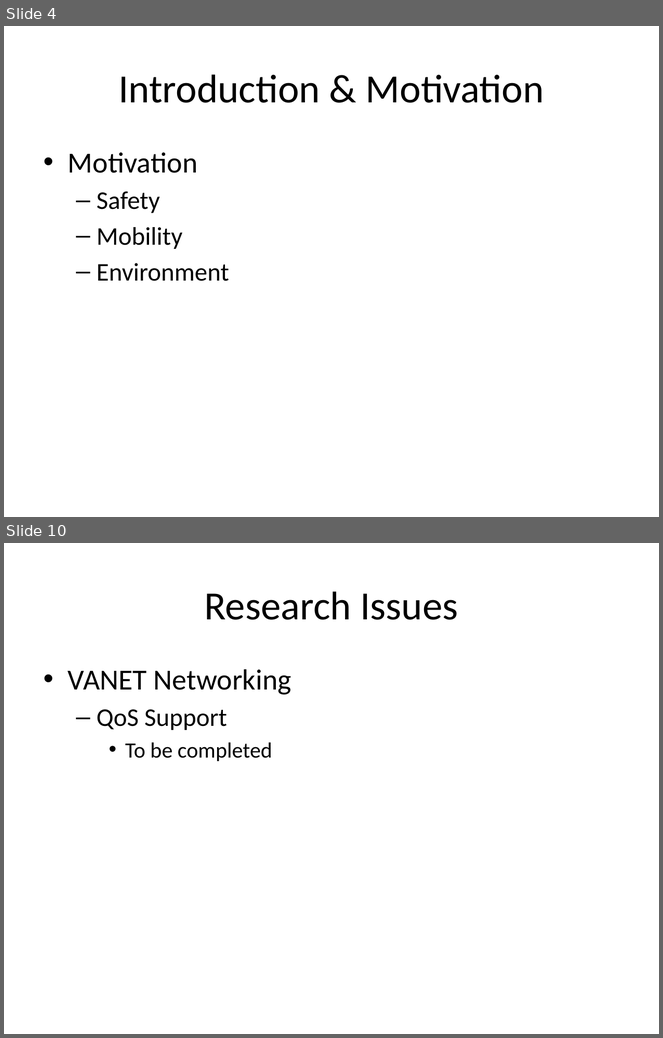
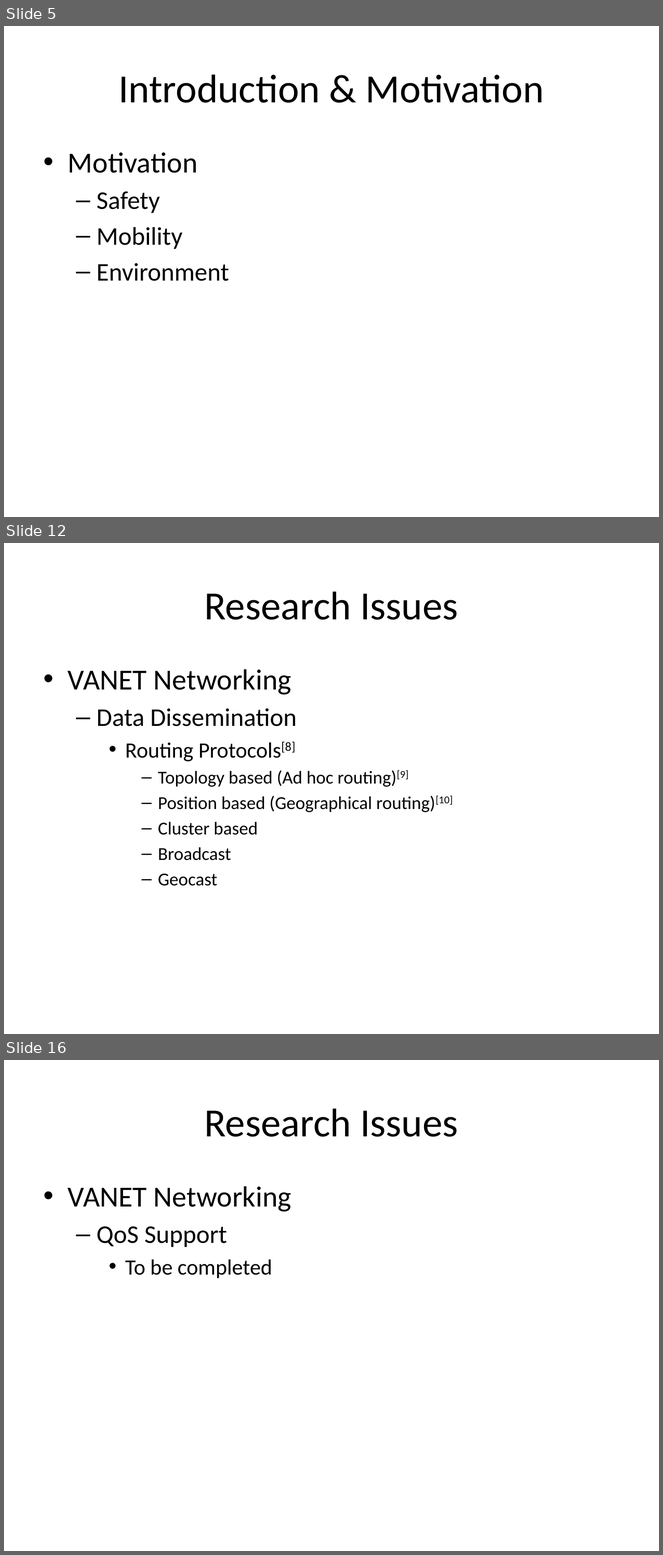
Before and after one commit to zhuangdizhu/huawei_internship, a slide deck: V2V/V2VReview.pptx. Shown one above the other, each under a label of ours: slides 4 and 10 before the commit, slides 5, 12 and 16 after it; the slides between them are not shown. The pictures are 663x1038 and 663x1555 pixels, drawn with LibreOffice and Linux fonts; fonts in the diff are those of the drawing. Boxes give left, top, right and bottom in pixels: in the first picture for what was removed or moved away, otherwise in the second. Text is boxed around its words. In the diff, an @@ line names an element or a change of style, - is before the commit and + after.

```diff
--- a/V2V/V2VReview.pptx
+++ b/V2V/V2VReview.pptx
@@ slide 12 added at (4, 543, 659, 1034), background #FFFFFF @@
@@ title added at (204, 591, 458, 620), 44 pt, text #000000 @@
+Research Issues
@@ text added at (68, 669, 453, 886), 20 pt, text #000000 @@
+• VANET Networking
+  – Data Dissemination
+    • Routing Protocols[8]
+      – Topology based (Ad hoc routing)[9]
+      – Position based (Geographical routing)[10]
+      – Cluster based
+      – Broadcast
+      – Geocast
@@ what was slide 4 is now slide 5 @@
@@ what was slide 10 is now slide 16 @@
```
Also in this commit, not shown: 10 slides changed, 7 other slides added, 1 slide removed, 11 other files.
